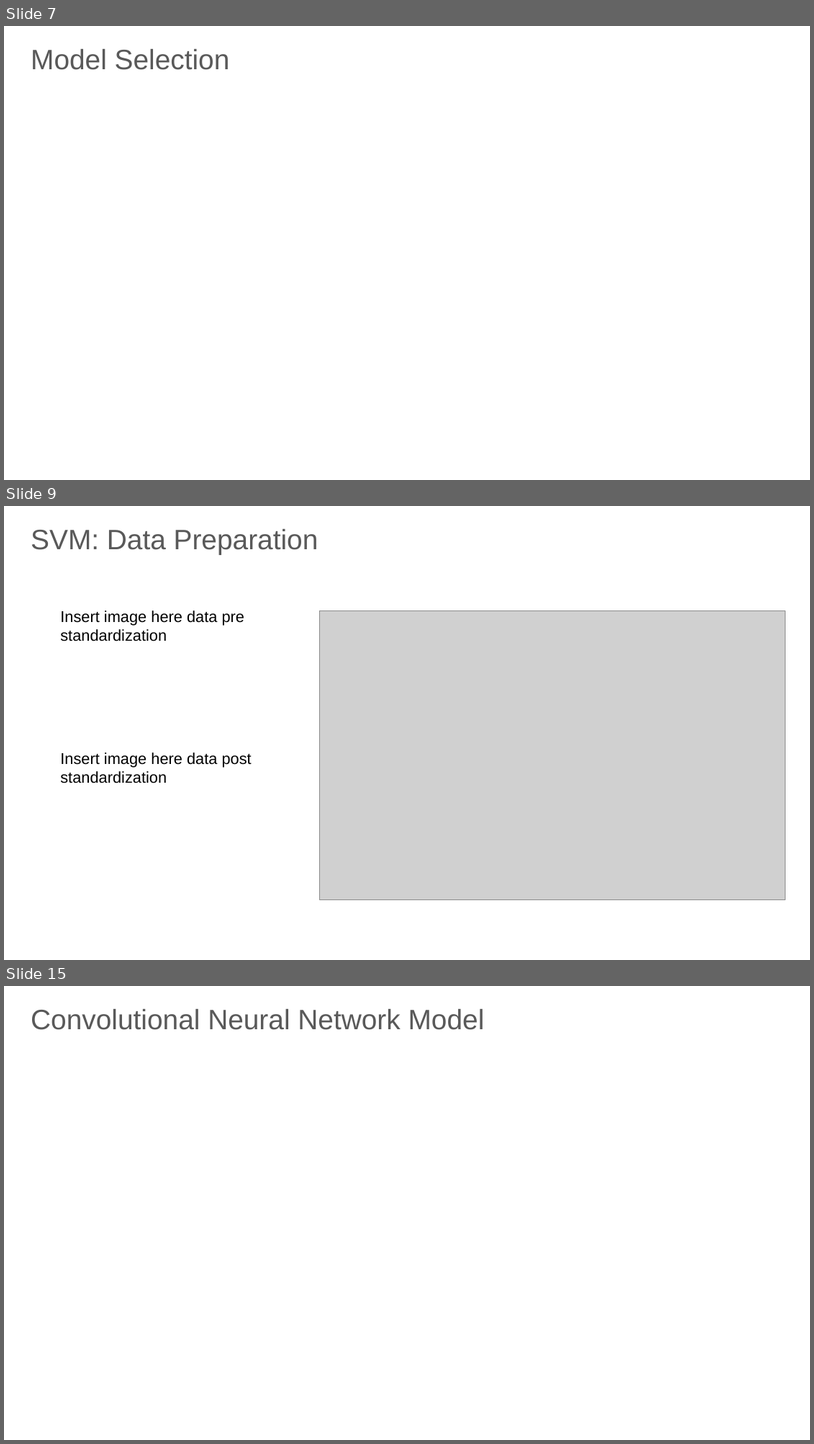
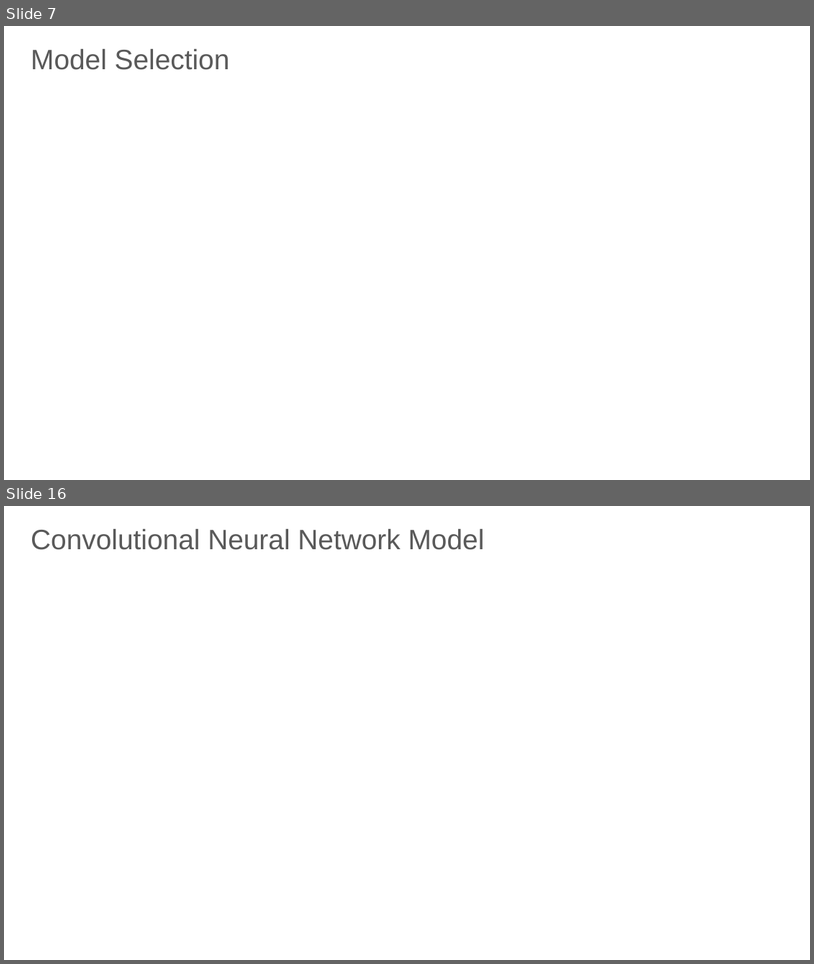
Before and after one commit to Root18D/AAI-501--Machine-Learning, a slide deck: AAI_501_Final_Project_Presentation_Group6_r1.pptx. Shown one above the other, each under a label of ours: slides 7, 9 and 15 before the commit, slides 7 and 16 after it; the slides between them are not shown. The pictures are 814x1444 and 814x964 pixels, drawn with LibreOffice and Linux fonts; fonts in the diff are those of the drawing; grey boxes stand for pictures; background and template pictures are left out. Boxes give left, top, right and bottom in pixels: in the first picture for what was removed or moved away, otherwise in the second. Text is boxed around its words. In the diff, an @@ line names an element or a change of style, - is before the commit and + after.

```diff
--- a/AAI_501_Final_Project_Presentation_Group6_r1.pptx
+++ b/AAI_501_Final_Project_Presentation_Group6_r1.pptx
@@ slide 9 removed at <box>4,506,810,960</box>, background #FFFFFF @@
@@ text removed at <box>31,529,319,554</box> @@
-SVM: Data Preparation
@@ text removed at <box>60,610,244,641</box> @@
-Insert image here data pre standardization
@@ picture removed at <box>320,611,785,900</box> @@
@@ text removed at <box>60,752,252,783</box> @@
-Insert image here data post standardization
@@ what was slide 15 is now slide 16 @@
```
Also in this commit, not shown: 5 slides changed, 3 slides added, 1 other slide removed, 2 other files.
